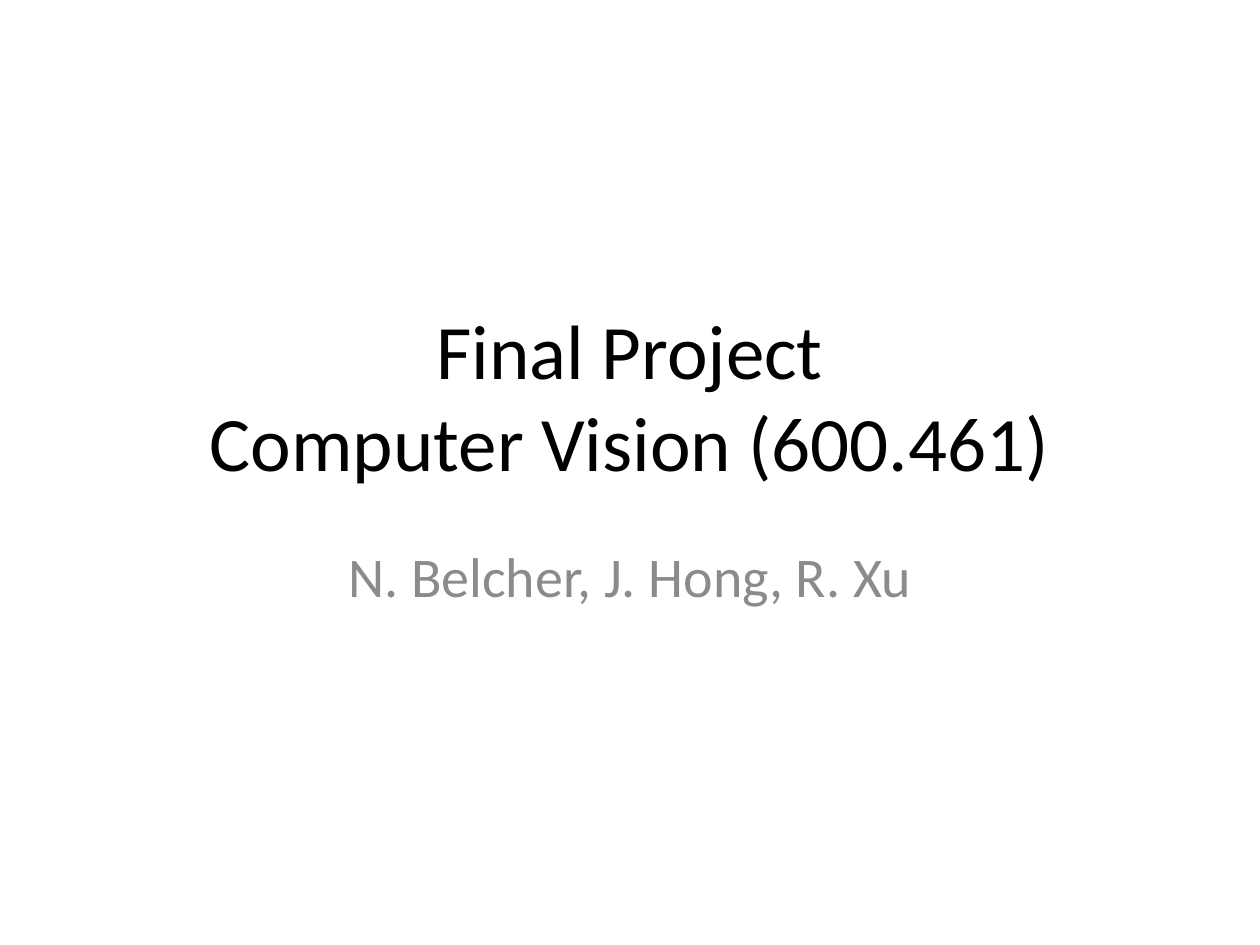
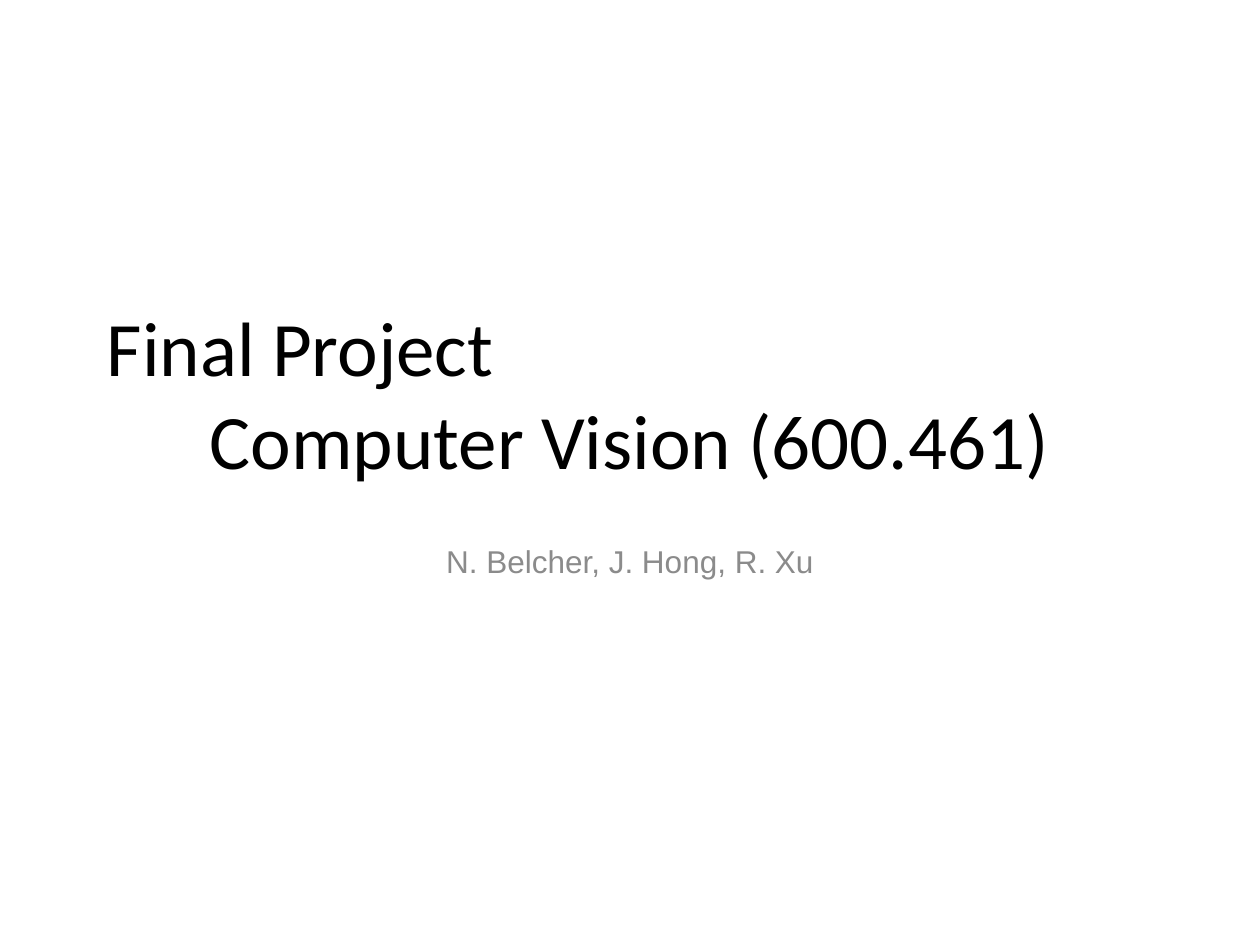
Before and after one commit to shangma/ComputerVisionFinalProject, a slide deck: slide 1 of Final Project.pptx. Drawn at 1260x945 pixels with LibreOffice and Linux fonts; fonts in the diff are those of the drawing. Boxes give left, top, right and bottom in pixels: in the first picture for what was removed or moved away, otherwise in the second. Text is boxed around its words. In the diff, an @@ line names an element or a change of style, - is before the commit and + after.

```diff
--- a/Final Project.pptx
+++ b/Final Project.pptx
@@ text "Final Project Computer Vision (600.461)" at [107, 322, 1049, 482]: vertical alignment middle to top @@
@@ text "N. Belcher, J. Hong, R. ..." at [446, 550, 814, 579]: size 32 to 18 pt, font Calibri to Arial, text colour #8C8C8C to #8B8B8B; less space between paragraphs @@
```
Also in this commit, not shown: 6 other slides changed, 1 slide added, 1 slide removed, 2 other files.
